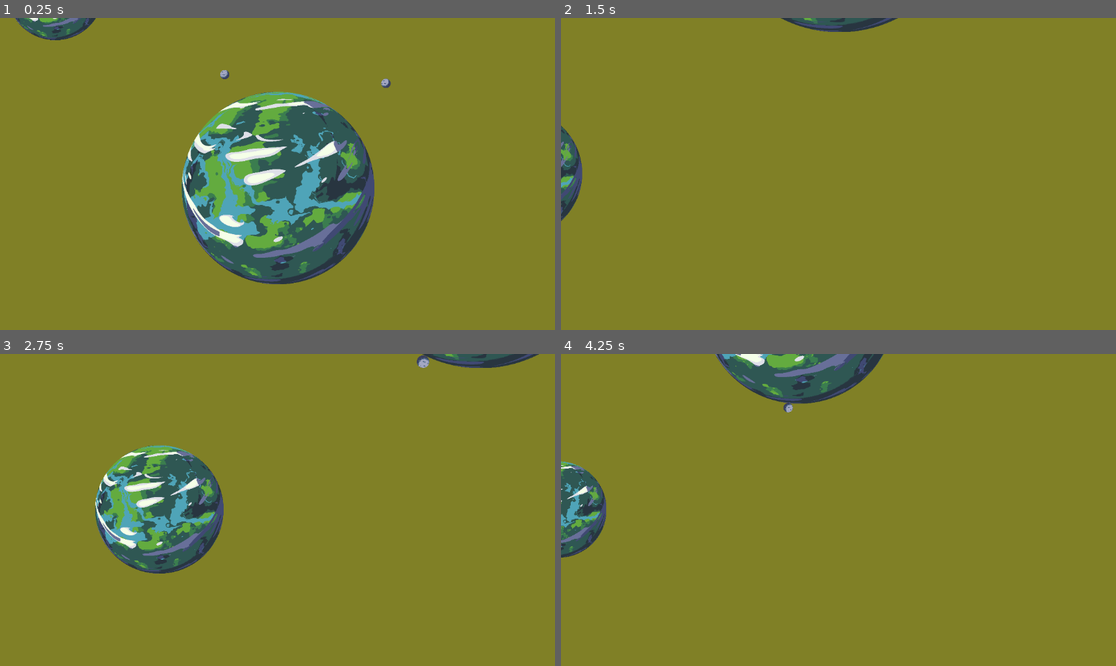
Above: before the commit, frames 1-4 (two rows, left to right).
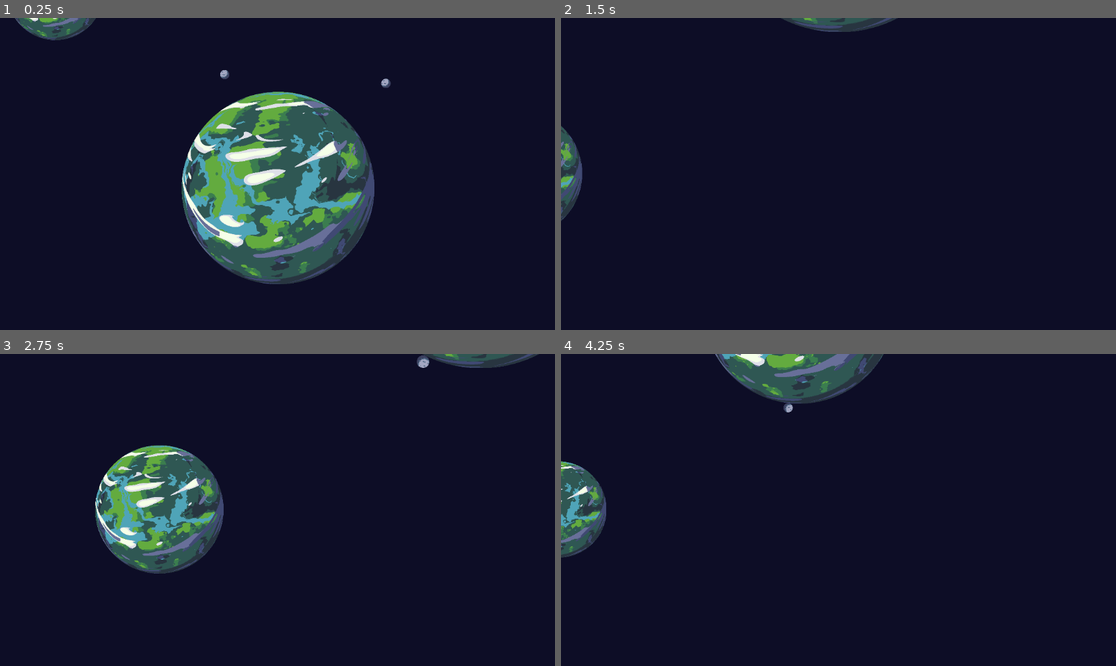
Above: after the commit, the same moments.

Repository: digiur/ballistic-space-miner
Game: Godot game, scene res://scenes/demo.tscn
Same seed, same stepped clock (60 frames per second), same inputs: the game is played once before the commit and once after it.
Inputs (mouse positions are in pixels of both pictures, inside the frame that each line leads up to):
- Up to frame 1 (0.25 s): no input
- Up to frame 2 (1.5 s): move the mouse to (960, 158) at 0.52 s; hold S (camera_down) 0.53-1.28 s; move the mouse to (727, 189) at 1.27 s; tap Mouse wheel up (camera_in) at 1.35 s
- Up to frame 3 (2.75 s): tap Enter at 2 s; move the mouse to (333, 441) at 2.02 s; hold A (camera_left) from 2.03 s (still down)
- Up to frame 4 (4.25 s): move the mouse to (810, 572) at 2.77 s; release A (camera_left) at 2.78 s; tap Mouse wheel down (camera_out) at 2.85 s; move the mouse to (1005, 556) at 3.52 s; hold D (camera_right) from 3.53 s (still down)

The runs differ from the first frame. In frame 1, 82% of the frame differs, in the area x 0-100%, y 0-100%; in frame 2, 99%; in frame 3, 92%; in frame 4, 95%.

Commit message:
green -> blue

Diff:
--- a/project.godot
+++ b/project.godot
@@ -77,4 +77,4 @@
 
 renderer/rendering_method="gl_compatibility"
 renderer/rendering_method.mobile="gl_compatibility"
-environment/defaults/default_clear_color=Color(0.5, 0.5, 0.15, 1)
+environment/defaults/default_clear_color=Color(0.05, 0.05, 0.15, 1)
